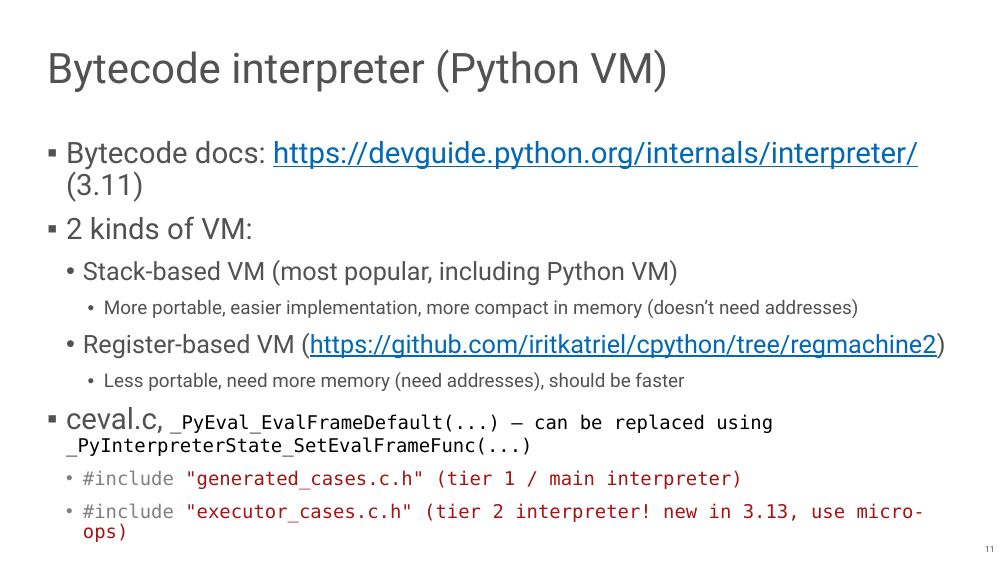
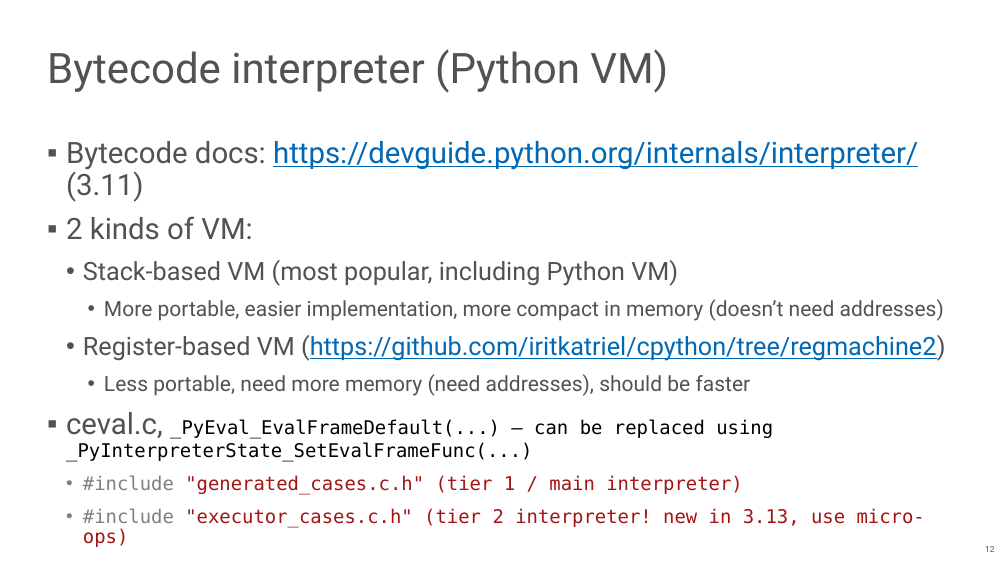
Before and after one commit to NN-complr-tech/Complr-course-lectures, a slide deck: slide 12 of 10-Python-internals-and-JIT-compilers.pptx (slide 11 before the commit). Drawn at 1008x567 pixels with LibreOffice and Linux fonts; fonts in the diff are those of the drawing. Boxes give left, top, right and bottom in pixels: in the first picture for what was removed or moved away, otherwise in the second. Text is boxed around its words. In the diff, an @@ line names an element or a change of style, - is before the commit and + after.

Commit message:
The second version of Python internals lecture

```diff
--- a/10-Python-internals-and-JIT-compilers.pptx
+++ b/10-Python-internals-and-JIT-compilers.pptx
@@ text at (104, 299, 944, 396): size 18 to 20 pt in "More portable, easier implementation, more compact in ...", "Less portable, need more memory (need addresses), ..." @@
```
Also in this commit, not shown: 4 other slides changed, 8 slides added.
